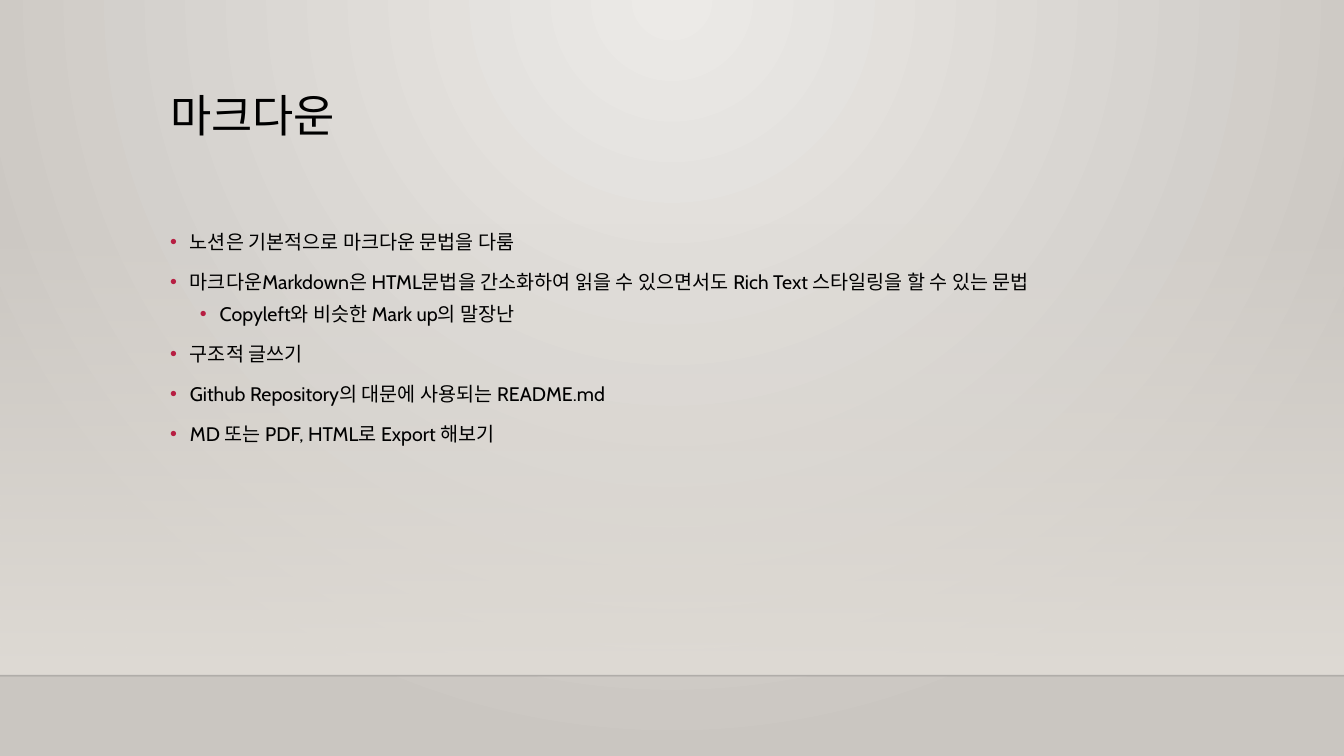
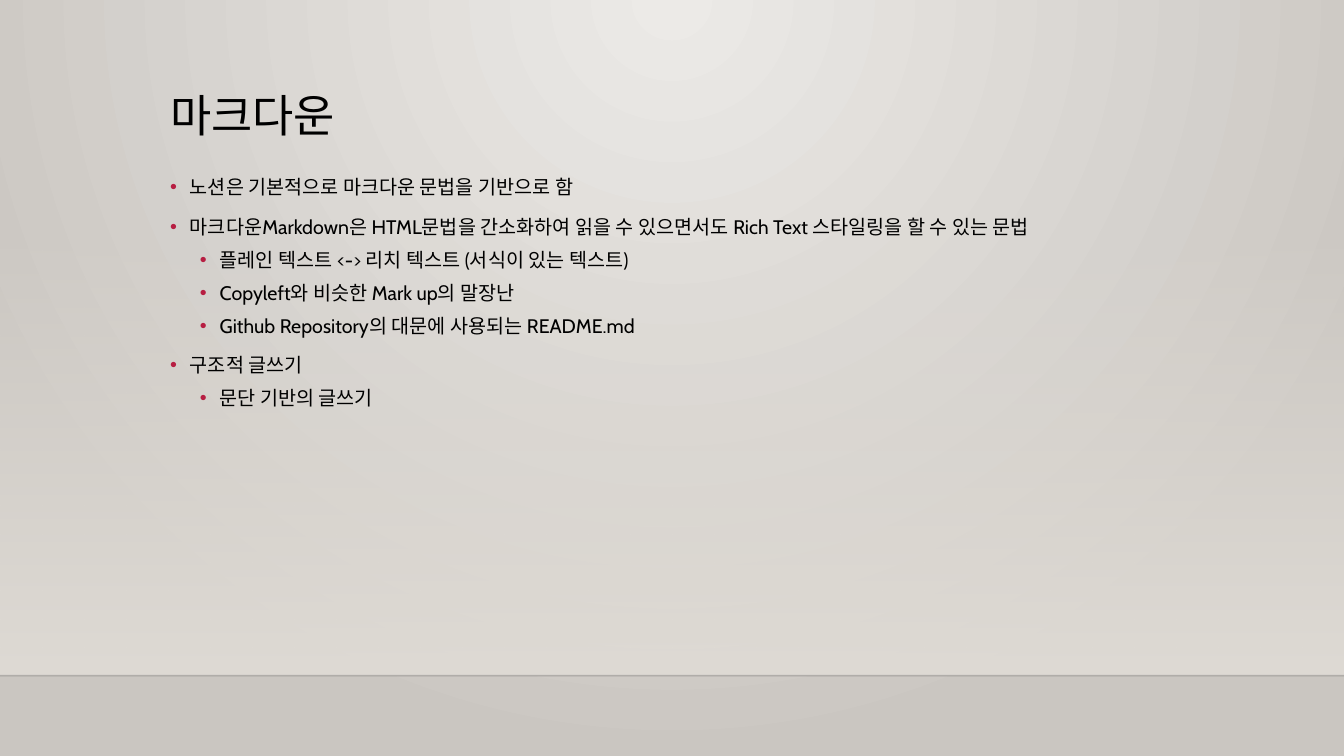
Before and after one commit to m00nlygreat/obsidian-vault, a slide deck: slide 10 of 노코드 엔지니어링/노션으로 랜딩페이지 만들기.pptx (slide 6 before the commit). Drawn at 1344x756 pixels with LibreOffice and Linux fonts; fonts in the diff are those of the drawing; background and template pictures are left out. Boxes give left, top, right and bottom in pixels: in the first picture for what was removed or moved away, otherwise in the second. Text is boxed around its words. In the diff, an @@ line names an element or a change of style, - is before the commit and + after.

```diff
--- a/노코드 엔지니어링/노션으로 랜딩페이지 만들기.pptx
+++ b/노코드 엔지니어링/노션으로 랜딩페이지 만들기.pptx
@@ text "노션은 기본적으로 마크다운 문법을 기반으로 ...": place and size @@
-text "노션은 기본적으로 마크다운 문법을 기반으로 ..." at (190,232,1029,446)
+text "노션은 기본적으로 마크다운 문법을 기반으로 ..." at (190,177,1029,407)
@@ text at (190,177,573,196): text changed @@
-• 노션은 기본적으로 마크다운 문법을 다룸
+• 노션은 기본적으로 마크다운 문법을 기반으로 함
@@ text at (220,250,628,270): paragraph added @@
+  • 플레인 텍스트 <-> 리치 텍스트 (서식이 있는 텍스트)
@@ text at (220,316,635,338): paragraph added @@
+  • Github Repository의 대문에 사용되는 README.md
@@ text at (220,388,373,407): text changed @@
-• Github Repository의 대문에 사용되는 README.md
-• MD 또는 PDF, HTML로 Export 해보기
+  • 문단 기반의 글쓰기
```
Also in this commit, not shown: 6 other slides changed, 17 slides added, 3 slides removed, 3 other files.
